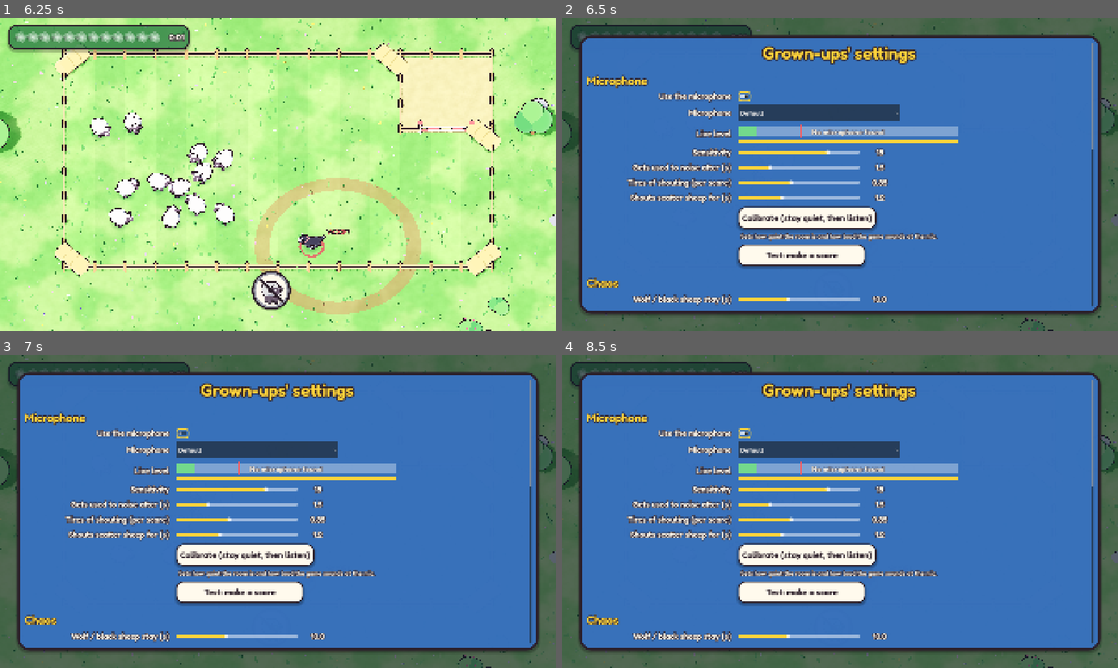
Above: before the commit, frames 1-4 (two rows, left to right).
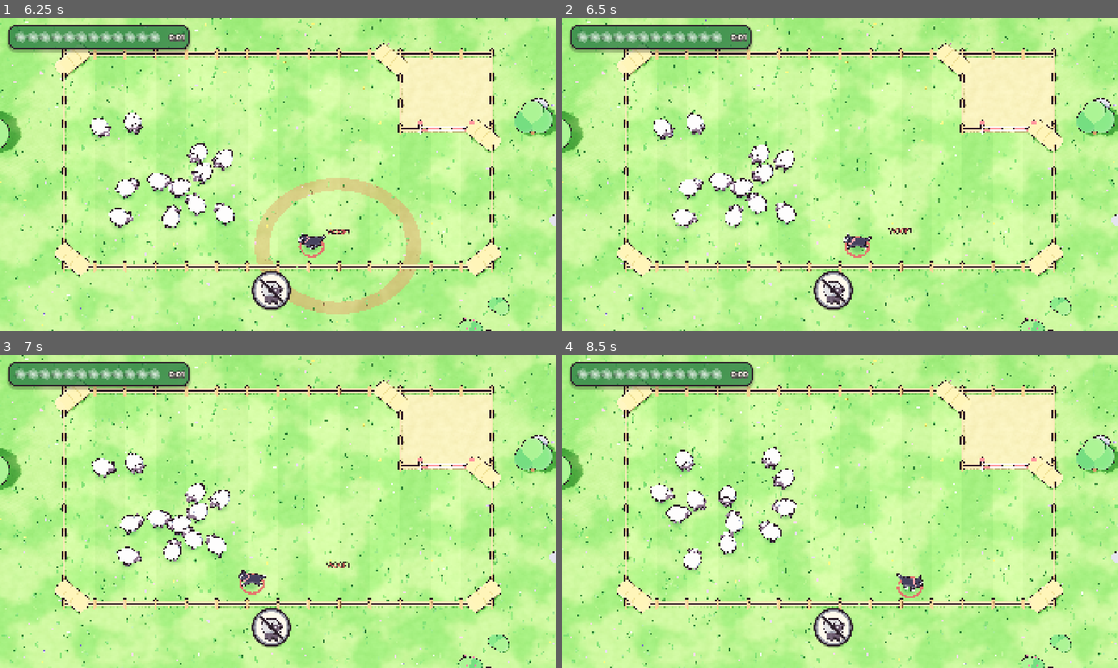
Above: after the commit, the same moments.

Repository: gregology/sheep
Game: Godot game, scene res://src/main.tscn
The game is run twice, just before and just after one commit, with the same random seed, the same clock (stepped at 60 frames per second) and the same inputs.
Inputs (mouse positions are in pixels of both pictures, inside the frame that each line leads up to):
- Up to frame 1 (6.25 s): tap Enter (ui_accept) at 0.5, 0.6, 0.77, 1.07, 1.52, 1.55, 1.82, 3.05, 4.52, 4.55, 4.82, 6.02, 6.05 s; move the mouse to (400, 158) at 0.52 s; hold D 0.53-1.28 s; click (400, 158) at 0.67 s; move the mouse to (166, 190) at 1.27 s; hold S 1.28-2 s; tap Space at 1.35 s; click "Start again" at 2 s; move the mouse to (333, 105) at 2.77 s; hold D 2.78-3.5 s; tap E at 2.85 s; click "Start again" at 3.5 s; move the mouse to (250, 237) at 4.27 s; hold W 4.28-5 s; tap Q at 4.35 s; click (250, 237) at 4.42 s; click "Start again" at 5 s; move the mouse to (444, 221) at 5.77 s; hold A from 5.78 s (still down); tap R at 5.85 s
- Up to frame 2 (6.5 s): keep holding A; tap Enter (ui_accept) at 6.32 s; tap Escape (ui_cancel) at 6.4 s
- Up to frame 3 (7 s): keep holding A; move the mouse to (111, 464) at 6.52 s; tap Z at 6.6 s; tap Enter (ui_accept) at 6.77, 6.8 s
- Up to frame 4 (8.5 s): tap Enter (ui_accept) at 7.07, 7.55, 8.27, 8.3 s; move the mouse to (867, 511) at 7.27 s; release A at 7.28 s; hold S 7.28-8.03 s; tap X at 7.35 s; click (867, 511) at 7.42 s; move the mouse to (756, 433) at 8.02 s; hold D from 8.03 s (still down); tap I at 8.1 s

Frame 1 is identical in both runs. In frame 2, 100% of the frame differs, in the area x 0-100%, y 0-100%; in frame 3, 100%; in frame 4, 100%.

Commit message:
Let controllers press menu buttons and go back
Godot's built-in "accept" and "cancel" menu actions only come from the
keyboard, so on a controller the D-pad moved the highlight in the pause
menu and settings but no button could press it. The bottom face button now
presses the highlighted button on any controller, and the right one goes
back: it closes settings and carries on playing from the pause menu.

Diff:
--- a/src/input/input_hub.gd
+++ b/src/input/input_hub.gd
@@ -12,6 +12,7 @@
 func _ready() -> void:
 	process_mode = Node.PROCESS_MODE_ALWAYS
 	process_physics_priority = -100
+	_bind_menu_buttons()
 	for i in KeyboardDevice.SCHEMES.size():
 		devices.append(KeyboardDevice.new(i))
 	for index in Input.get_connected_joypads():
@@ -32,6 +33,17 @@
 
 func joypads() -> Array[InputDevice]:
 	return devices.filter(func(d: InputDevice) -> bool: return not d.is_keyboard())
+
+
+## Out of the box, Godot's menus move with the D-pad but only press buttons and go
+## back from the keyboard. Let every controller's south button press the selected
+## button and east go back, as they do everywhere else in the game.
+func _bind_menu_buttons() -> void:
+	for binding in [[&"ui_accept", &"south"], [&"ui_cancel", &"east"]]:
+		var event := InputEventJoypadButton.new()
+		event.device = -1  # any controller
+		event.button_index = JoypadDevice.BUTTON_MAP[binding[1]]
+		InputMap.action_add_event(binding[0], event)
 
 
 func _on_joy_connection_changed(index: int, connected: bool) -> void:
--- a/src/ui/pause_menu.gd
+++ b/src/ui/pause_menu.gd
@@ -1,6 +1,7 @@
 class_name PauseMenu
 extends CanvasLayer
-## Start pauses the round. Ordinary buttons, navigated with any D-pad.
+## Start pauses the round. Ordinary buttons: any D-pad moves, south presses,
+## and east or Start carries on playing.
 
 signal resume
 signal restart
@@ -52,6 +53,12 @@
 	return button
 
 
+func _unhandled_input(event: InputEvent) -> void:
+	if visible and event.is_action_pressed("ui_cancel"):
+		get_viewport().set_input_as_handled()
+		resume.emit()
+
+
 func _physics_process(_delta: float) -> void:
 	# The Start press that opened the menu is still "just pressed" this tick.
 	if not visible or Engine.get_physics_frames() == _opened_on_frame:
Not shown, changed: README.md
